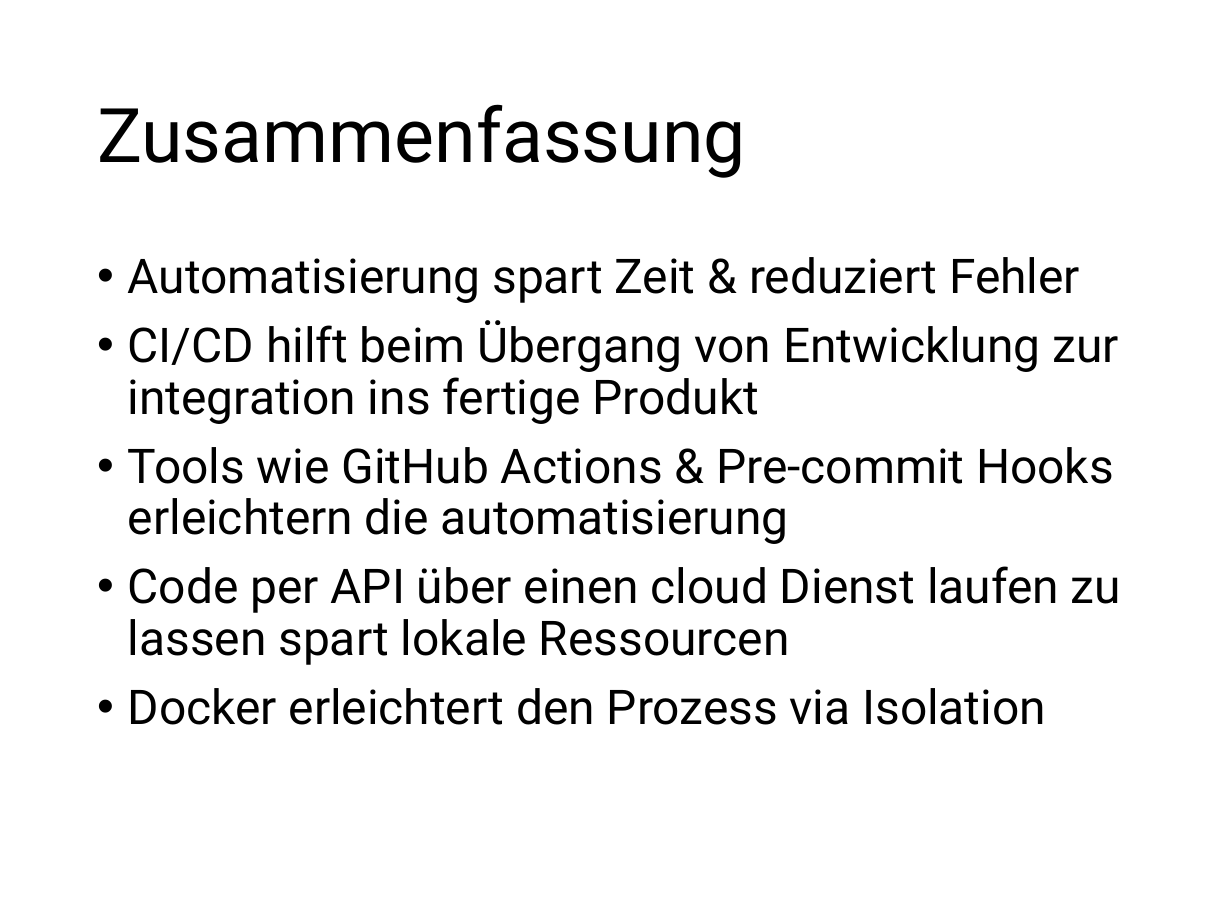
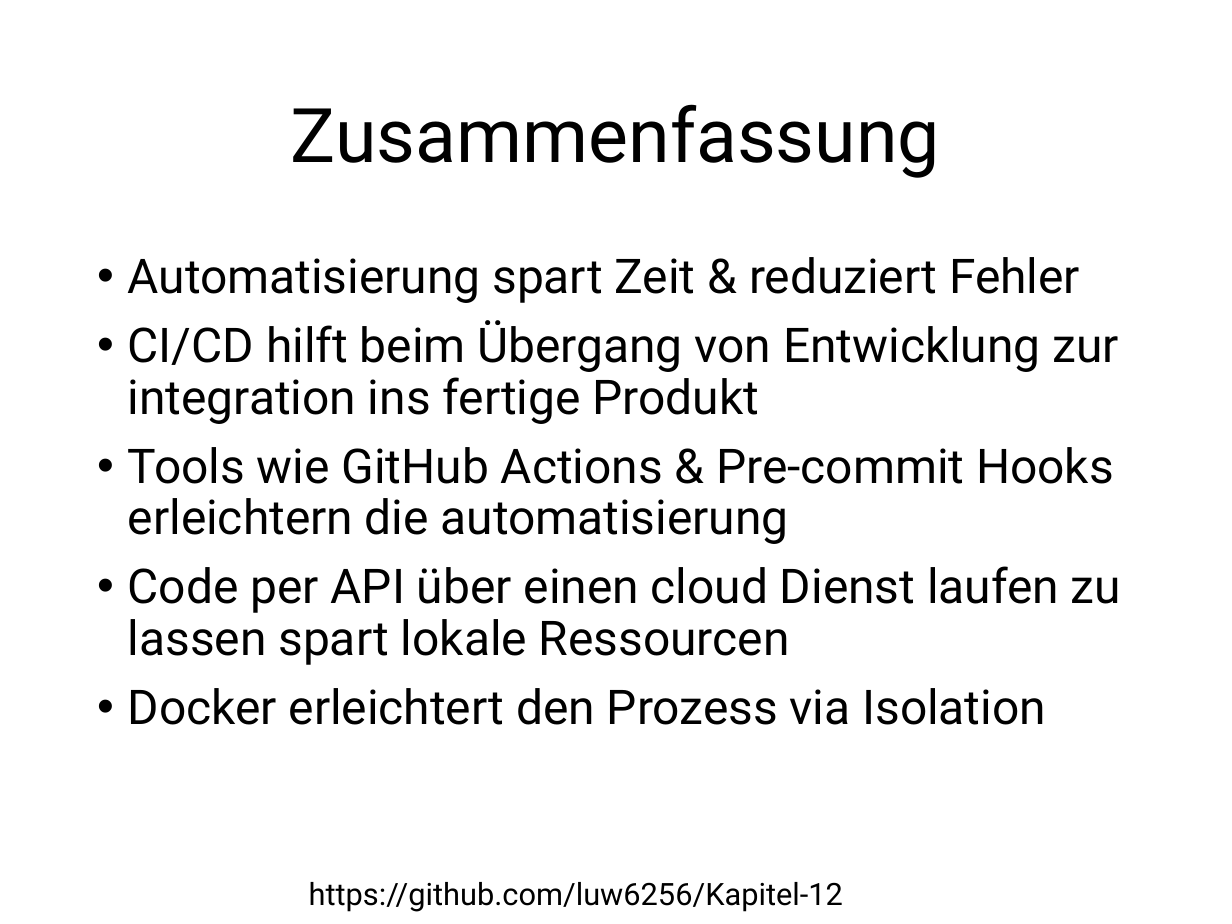
Before and after one commit to luw6256/Kapitel-12, a slide deck: slide 14 of Kapitel12.pptx (slide 12 before the commit). Drawn at 1232x924 pixels with LibreOffice and Linux fonts; fonts in the diff are those of the drawing. Boxes give left, top, right and bottom in pixels: in the first picture for what was removed or moved away, otherwise in the second. Text is boxed around its words. In the diff, an @@ line names an element or a change of style, - is before the commit and + after.

```diff
--- a/Kapitel12.pptx
+++ b/Kapitel12.pptx
@@ title "Zusammenfassung" at box(291, 104, 940, 178): alignment left to centre @@
@@ text added at box(309, 882, 843, 912), 18 pt, text #000000 @@
+https://github.com/luw6256/Kapitel-12
```
Also in this commit, not shown: 10 other slides changed, 3 slides added, 1 slide removed, 2 other files.
